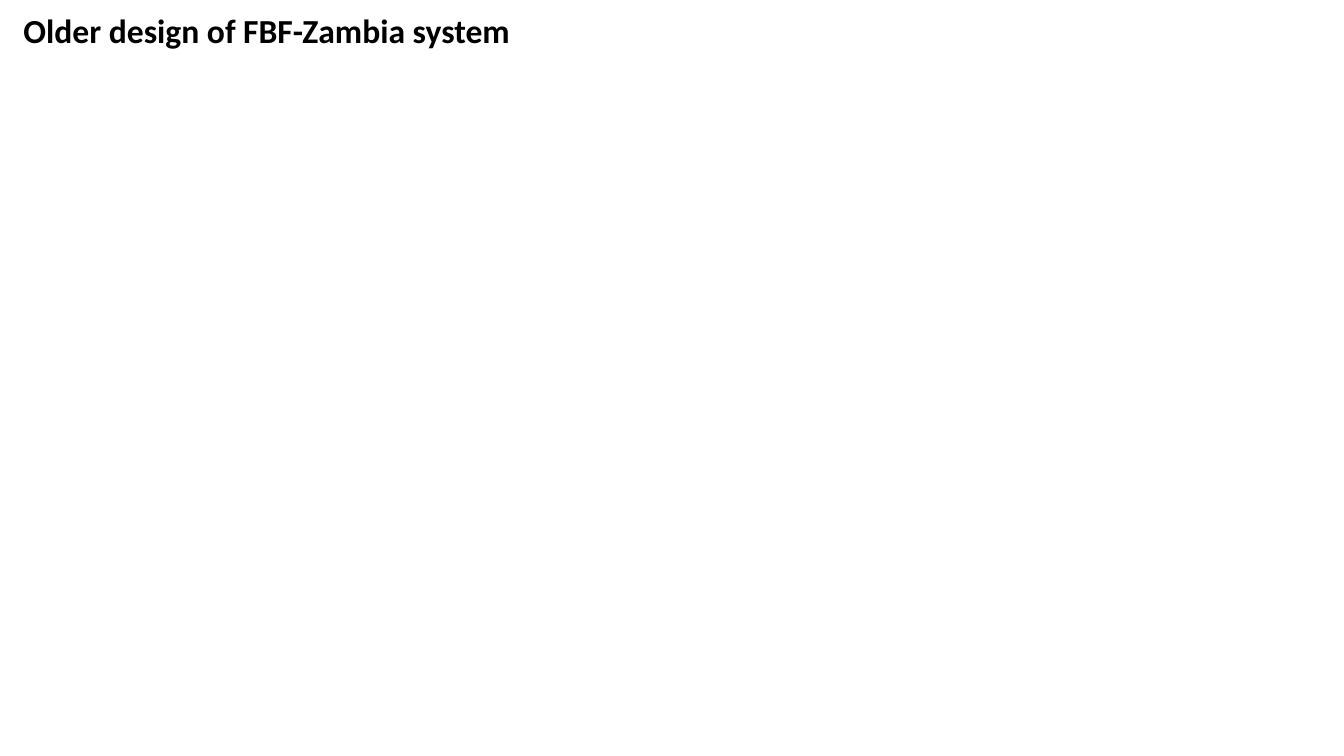
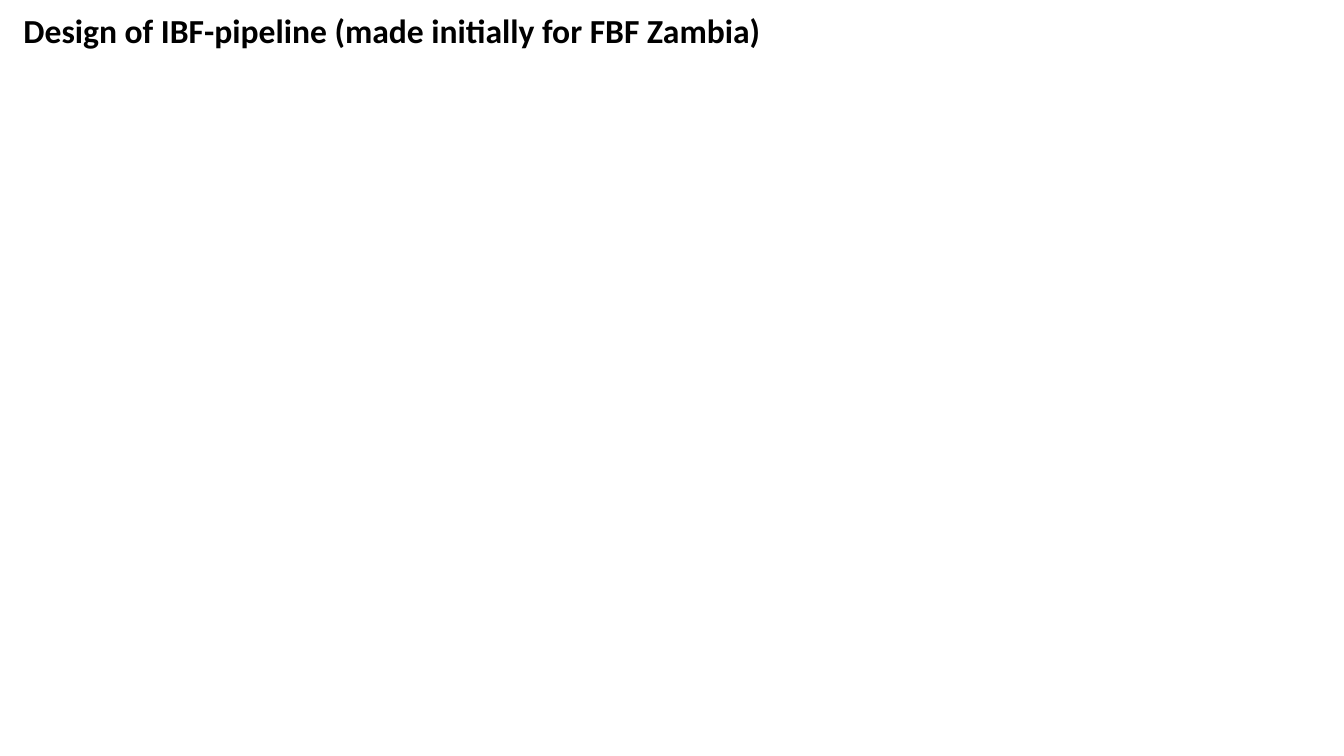
Before and after one commit to rodekruis/IBF-system, a slide deck: slide 3 of system-design/IBF-system-design.pptx. Drawn at 1344x756 pixels with LibreOffice and Linux fonts; fonts in the diff are those of the drawing. Boxes give left, top, right and bottom in pixels: in the first picture for what was removed or moved away, otherwise in the second. Text is boxed around its words. In the diff, an @@ line names an element or a change of style, - is before the commit and + after.

Commit message:
feat: add rainfall pipeline to sytem-design AB#6152

```diff
--- a/system-design/IBF-system-design.pptx
+++ b/system-design/IBF-system-design.pptx
@@ text at bbox=[23, 18, 760, 49]: text changed @@
-Older design of FBF-Zambia system
+Design of IBF-pipeline (made initially for FBF Zambia)
```
Also in this commit, not shown: 1 slide added.
